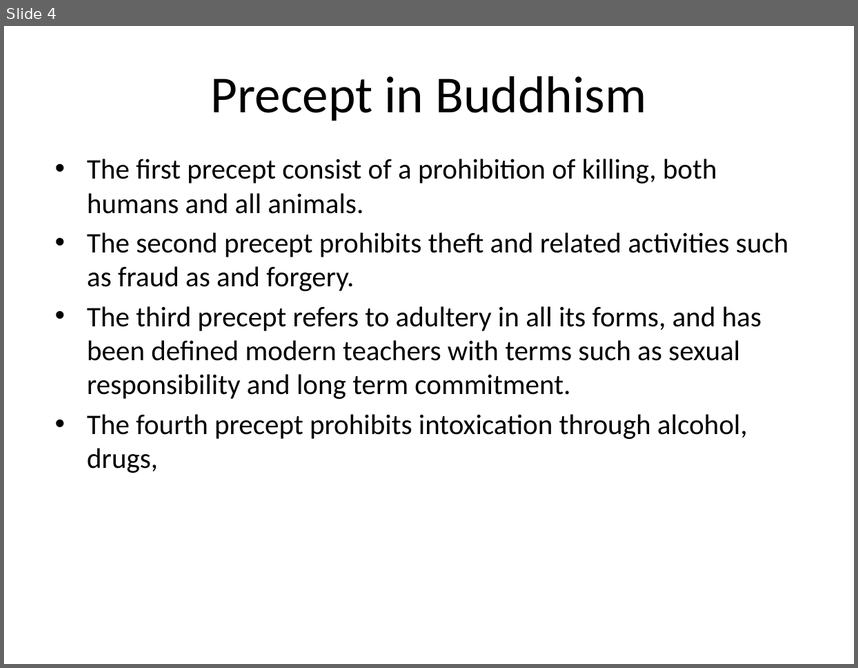
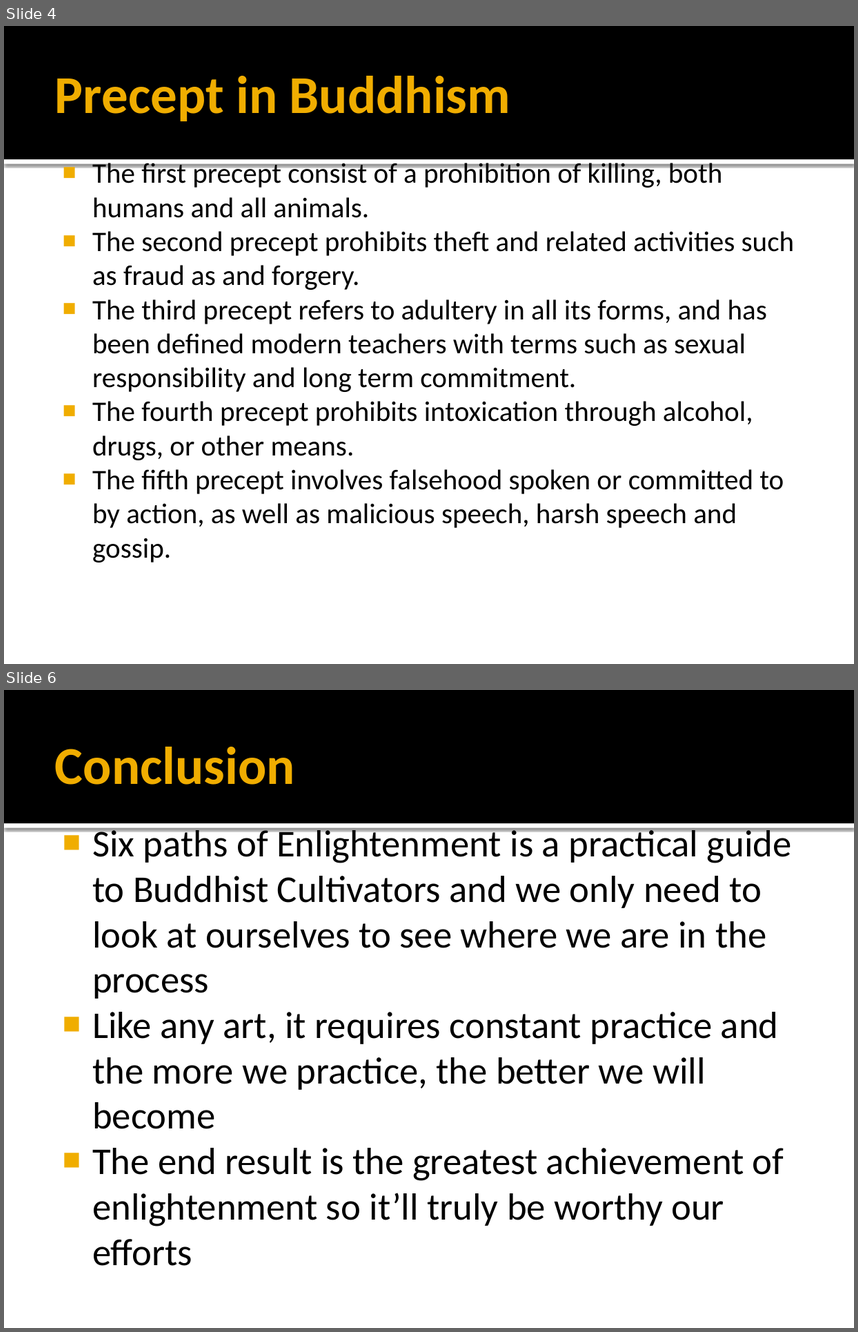
Before and after one commit to Karmap98/rongkup07, a slide deck: BUDDHISM.pptx. Shown one above the other, each under a label of ours: slide 4 before the commit, slides 4 and 6 after it; the slides between them are not shown. The pictures are 858x668 and 858x1332 pixels, drawn with LibreOffice and Linux fonts; fonts in the diff are those of the drawing. Boxes give left, top, right and bottom in pixels: in the first picture for what was removed or moved away, otherwise in the second. Text is boxed around its words. In the diff, an @@ line names an element or a change of style, - is before the commit and + after.

```diff
--- a/BUDDHISM.pptx
+++ b/BUDDHISM.pptx
@@ slide 6 added at (4, 690, 854, 1328), background #FFFFFF; not listed: 2 template elements that a slide beside it also shows @@
@@ title added at (55, 747, 295, 785), 45 pt, text #F0AD00, bold @@
+Conclusion
@@ text added at (92, 828, 792, 1265), 32 pt, text #000000 @@
+■ Six paths of Enlightenment is a practical guide to Buddhist Cultivators and we only need to look at ourselves to see where we are in the process
+■ Like any art, it requires constant practice and the more we practice, the better we will become
+■ The end result is the greatest achievement of enlightenment so it’ll truly be worthy our efforts
@@ slide 4 changed as well @@
@@ rectangle added at (4, 26, 854, 159), fill #000000 @@
@@ title "Precept in Buddhism" at (55, 76, 510, 121): size 44 to 45 pt, text colour #000000 to #F0AD00, bold on; alignment centre to left @@
@@ rectangle added at (4, 159, 854, 164), fill #FFFFFF @@
@@ text at (92, 163, 795, 392): bullet • to ■; less space between paragraphs @@
@@ text at (92, 401, 784, 562): text changed @@
-• The fourth precept prohibits intoxication through alcohol, drugs,
+■ The fourth precept prohibits intoxication through alcohol, drugs, or other means.
+■ The fifth precept involves falsehood spoken or committed to by action, as well as malicious speech, harsh speech and gossip.
```
Also in this commit, not shown: 3 other slides changed, 2 other slides added.
